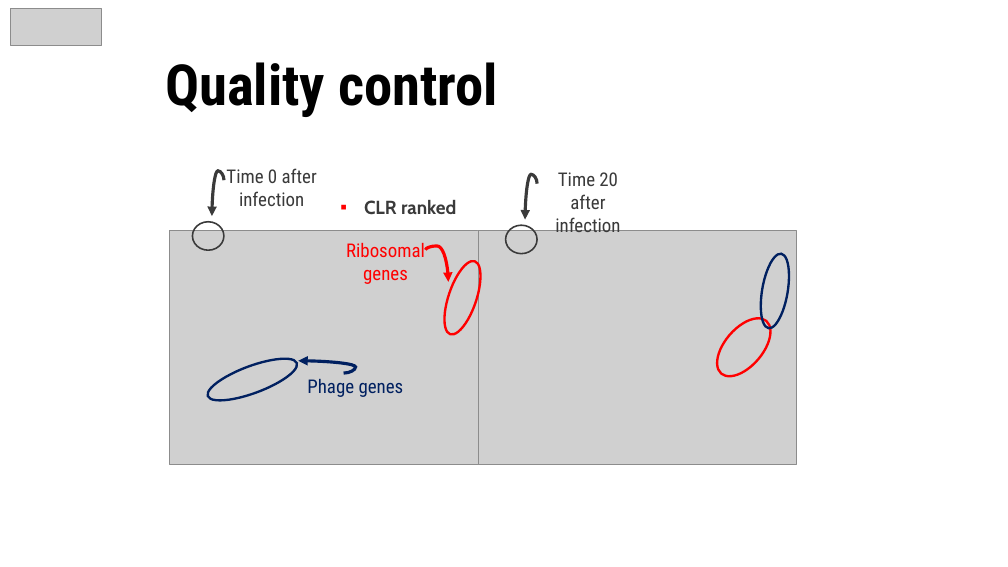
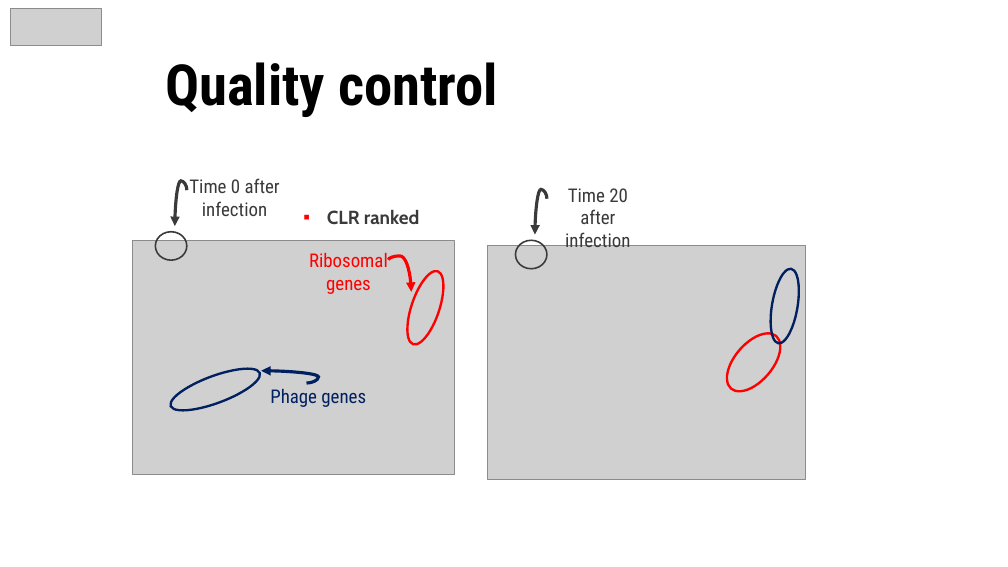
Before and after one commit to Mathilde-Roulleau/project-defense-regulation, a slide deck: slide 10 of final_presentation.pptx. Drawn at 1008x567 pixels with LibreOffice and Linux fonts; fonts in the diff are those of the drawing; grey boxes stand for pictures. Boxes give left, top, right and bottom in pixels: in the first picture for what was removed or moved away, otherwise in the second. Text is boxed around its words. In the diff, an @@ line names an element or a change of style, - is before the commit and + after.

```diff
--- a/final_presentation.pptx
+++ b/final_presentation.pptx
@@ text "Time 0 after infection": place and size @@
-text "Time 0 after infection" at <box>226,168,317,206</box>
+text "Time 0 after infection" at <box>189,178,280,216</box>
@@ 3 ellipses, 1 picture, 1 text, 1 curved arrow: place and size @@
-3 ellipses, 1 picture, 1 text, 1 curved arrow at <box>478,172,796,465</box>
+3 ellipses, 1 picture, 1 text, 1 curved arrow at <box>488,188,806,479</box>
@@ 3 texts, 3 ellipses, 2 curved arrows, 1 picture: place and size @@
-3 texts, 3 ellipses, 2 curved arrows, 1 picture at <box>169,171,492,465</box>
+3 texts, 3 ellipses, 2 curved arrows, 1 picture at <box>132,181,454,475</box>
@@ curved arrow moved from (343, 373) - (299, 361) to (306, 383) - (261, 371) @@
```
Also in this commit, not shown: 7 other files.
